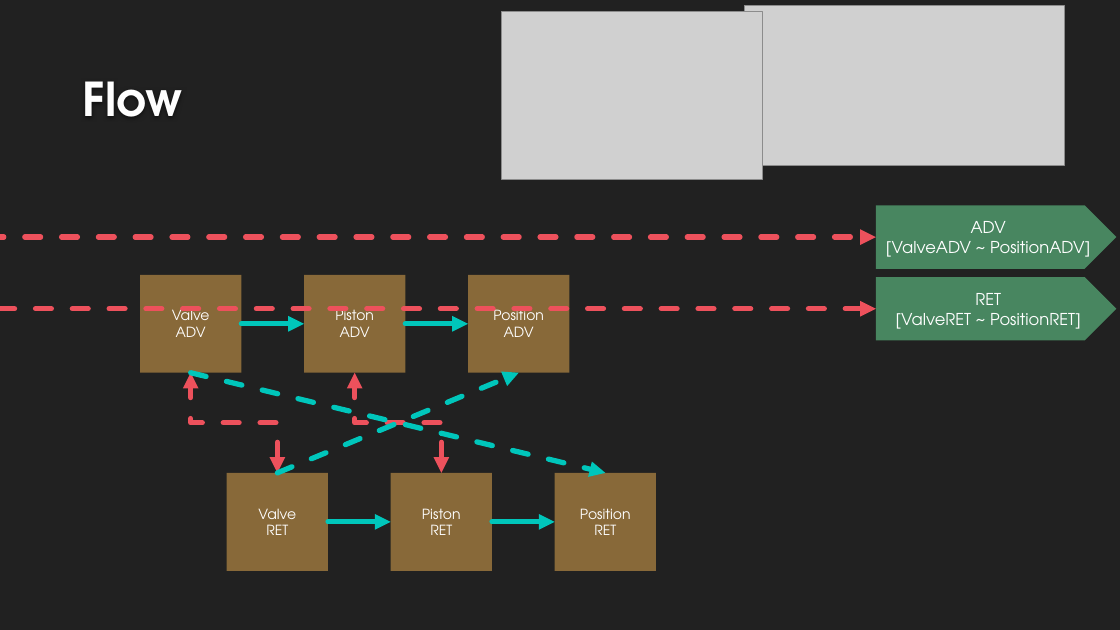
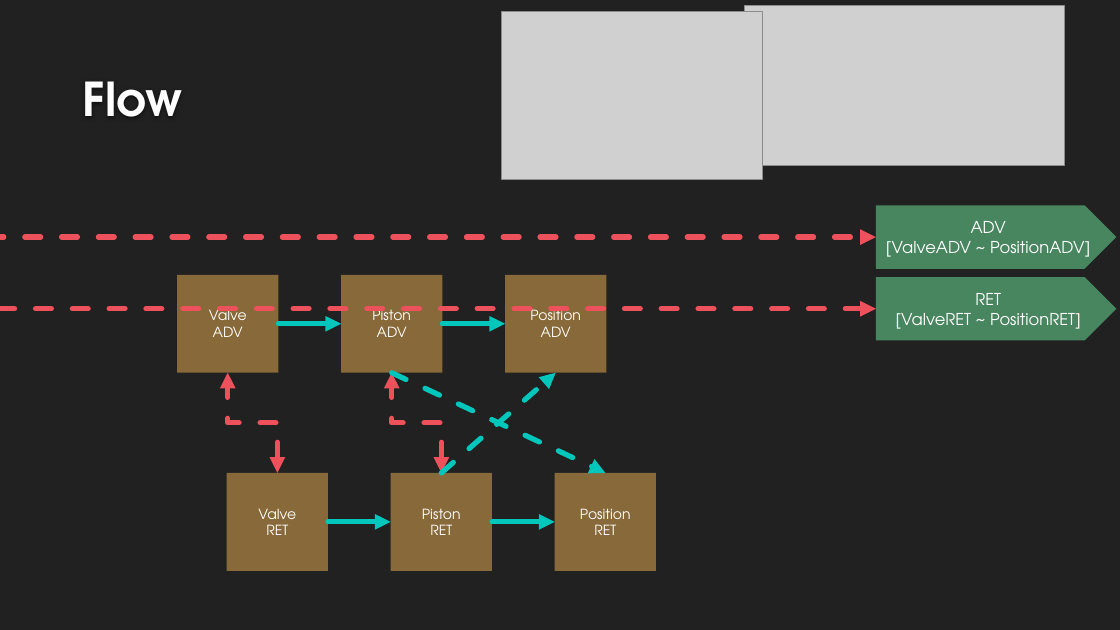
Before and after one commit to DualsoftDev/ds, a slide deck: slide 2 of DsDotNet/src/UnitTest/UnitTest.Model/ImportOfficeExample/Sample/Lib/Cylinder/Double.pptx. Drawn at 1120x630 pixels with LibreOffice and Linux fonts; fonts in the diff are those of the drawing; grey boxes stand for pictures; background and template pictures are left out. Boxes give left, top, right and bottom in pixels: in the first picture for what was removed or moved away, otherwise in the second. Text is boxed around its words. In the diff, an @@ line names an element or a change of style, - is before the commit and + after.

```diff
--- a/DsDotNet/src/UnitTest/UnitTest.Model/ImportOfficeExample/Sample/Lib/Cylinder/Double.pptx
+++ b/DsDotNet/src/UnitTest/UnitTest.Model/ImportOfficeExample/Sample/Lib/Cylinder/Double.pptx
@@ 3 rectangles, 2 arrows: place and size @@
-3 rectangles, 2 arrows at box(140, 275, 570, 373)
+3 rectangles, 2 arrows at box(177, 275, 607, 373)
@@ elbow double arrow moved from (277, 473) - (191, 373) to (277, 473) - (228, 373) @@
@@ elbow double arrow moved from (441, 473) - (355, 373) to (441, 473) - (392, 373) @@
@@ arrow moved from (277, 473) - (519, 373) to (392, 373) - (606, 473) @@
@@ arrow moved from (191, 373) - (606, 473) to (441, 473) - (556, 373) @@
```
Also in this commit, not shown: 12 other files.
